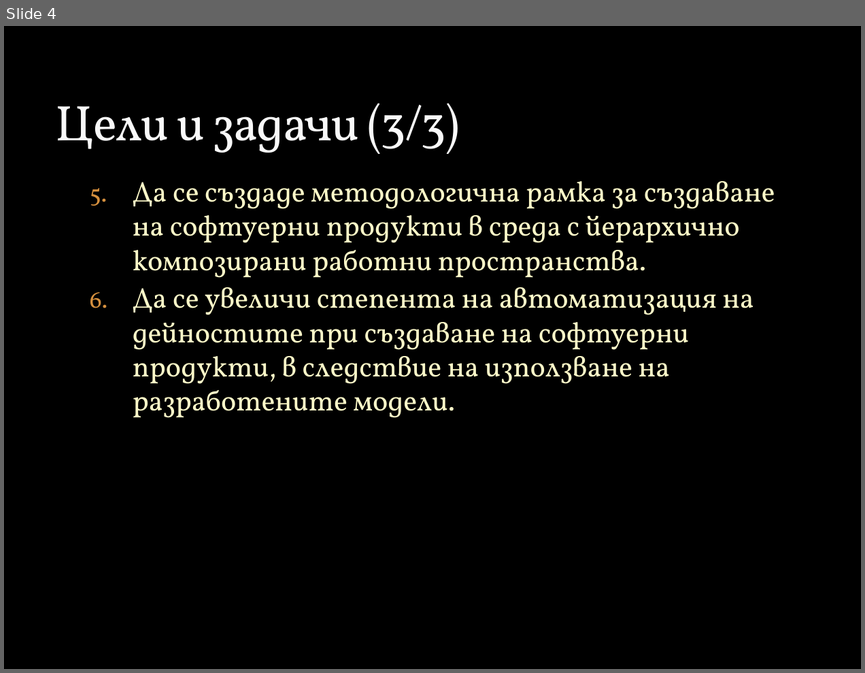
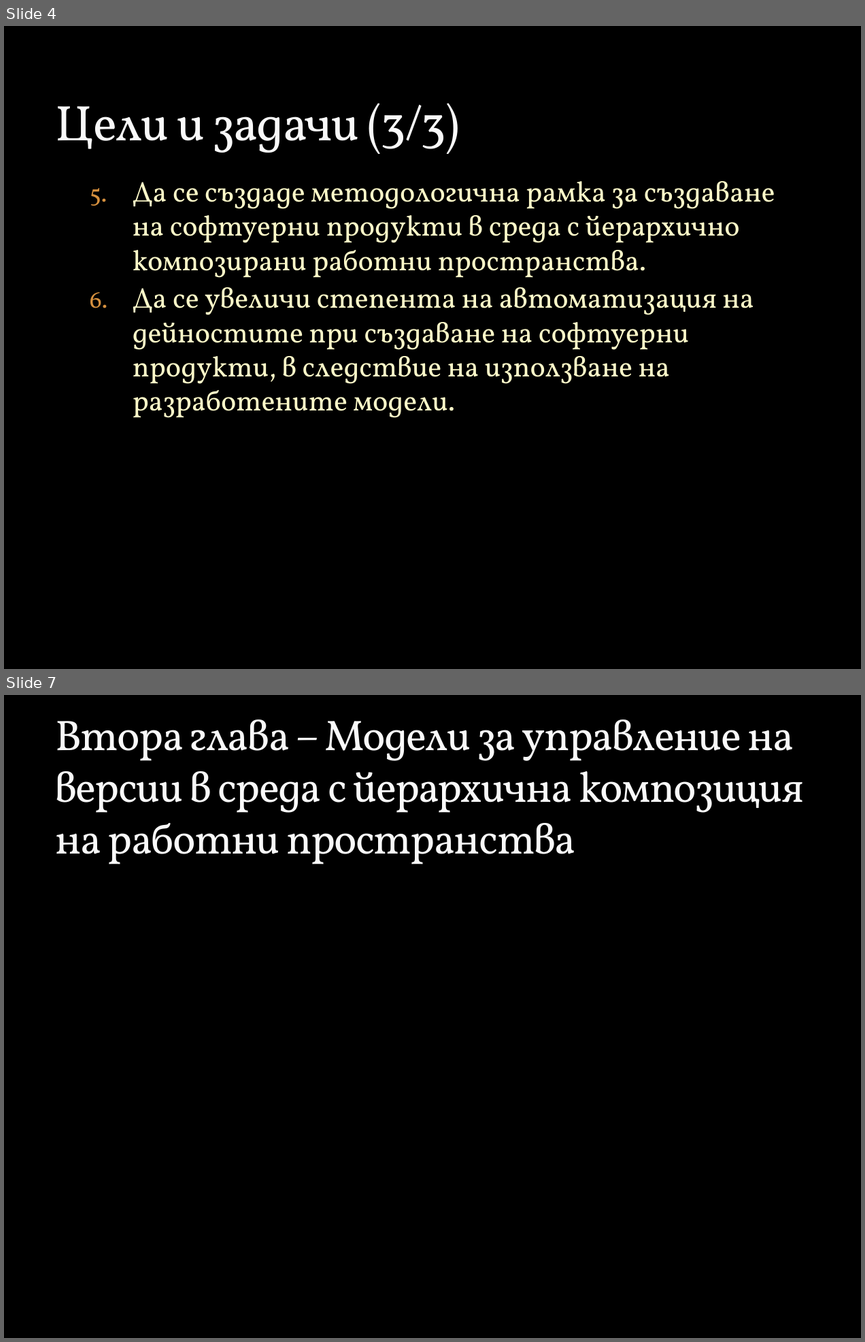
Before and after one commit to vjotov/versia, a slide deck: doc/Presentation.pptx. Shown one above the other, each under a label of ours: slide 4 before the commit, slides 4 and 7 after it; the slides between them are not shown. The pictures are 865x673 and 865x1342 pixels, drawn with LibreOffice and Linux fonts; fonts in the diff are those of the drawing; background and template pictures are left out. Boxes give left, top, right and bottom in pixels: in the first picture for what was removed or moved away, otherwise in the second. Text is boxed around its words. In the diff, an @@ line names an element or a change of style, - is before the commit and + after.

```diff
--- a/doc/Presentation.pptx
+++ b/doc/Presentation.pptx
@@ slide 7 added at box(4, 695, 861, 1338), background picture (left out) @@
@@ title added at box(55, 719, 804, 864), 36 pt, text #F9F9F9 @@
+Втора глава – Модели за управление на версии в среда с йерархична композиция на работни пространства
```
Also in this commit, not shown: 1 slide changed, 5 other slides added, 1 other file.
